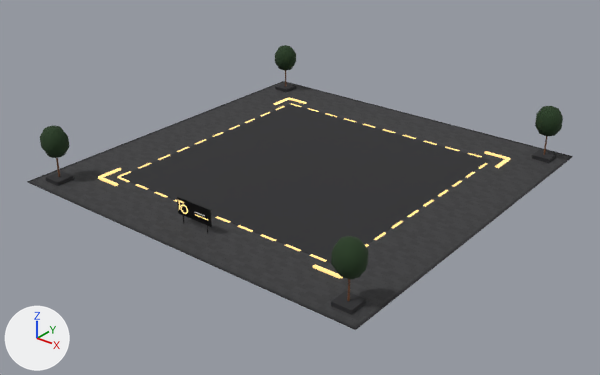
An edit to the glTF model assets-src/models/props/plot_empty.glb, drawn before and after from the same camera.
The view is the same before and after, from a 50 mm lens placed at (70.5, -90.3, 52.4), pointed at (0.8, -3.1, -1.6). Lighting does not change. The marker at lower left points along +X, +Y and +Z. The older version comes first.

In view in the first picture: 'black_metal_plot_empty', 'concrete_dark_plot_empty', 'emissive_led_plot_empty', 'foliage_plot_empty', 'paving_plot_empty', 'wood_plot_empty'.
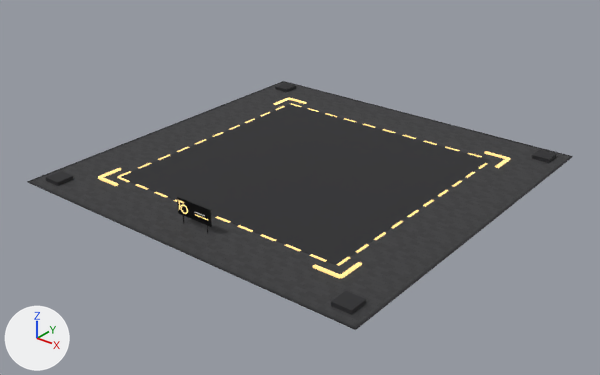
Where the change shows, as pixel boxes (x1, y1, x2, y2) in the pictures (600 x 375 px):
'foliage_plot_empty', deleted
    before: (40, 45, 563, 279)
'wood_plot_empty', deleted
    before: (56, 71, 548, 301)

Patch to the scene script:
```diff
--- a/assets-src/models/props/plot_empty.glb.py
+++ b/assets-src/models/props/plot_empty.glb.py
@@ ob_foliage_plot_empty @@
-ob_foliage_plot_empty = bpy.data.objects.new('foliage_plot_empty', me_foliage_plot_empty)
-ob_foliage_plot_empty.location = (0.0, 0.0, 0.0)
@@ ob_wood_plot_empty @@
-ob_wood_plot_empty = bpy.data.objects.new('wood_plot_empty', me_wood_plot_empty)
-ob_wood_plot_empty.location = (0.0, 0.0, 0.0)
```
